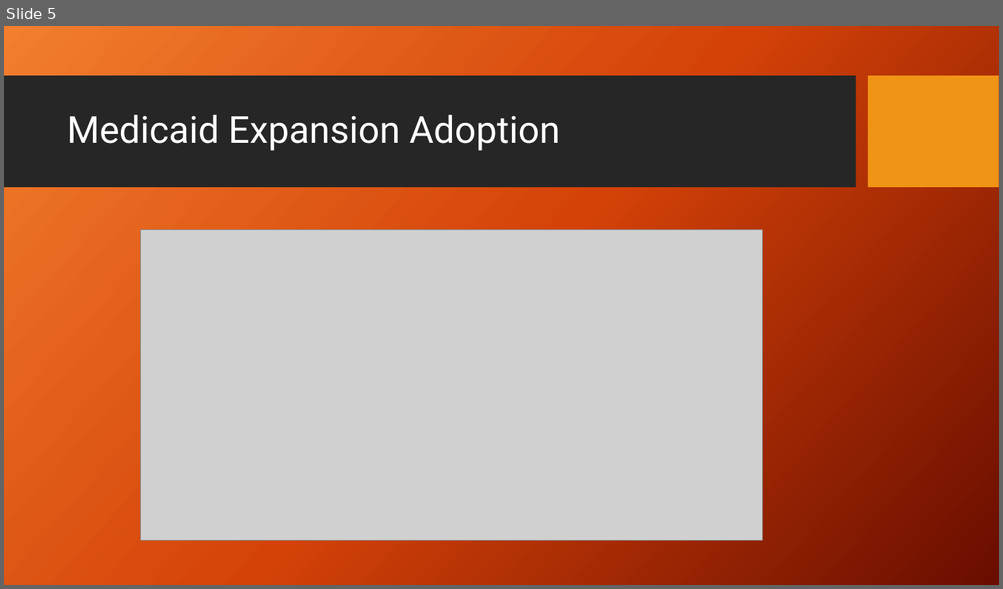
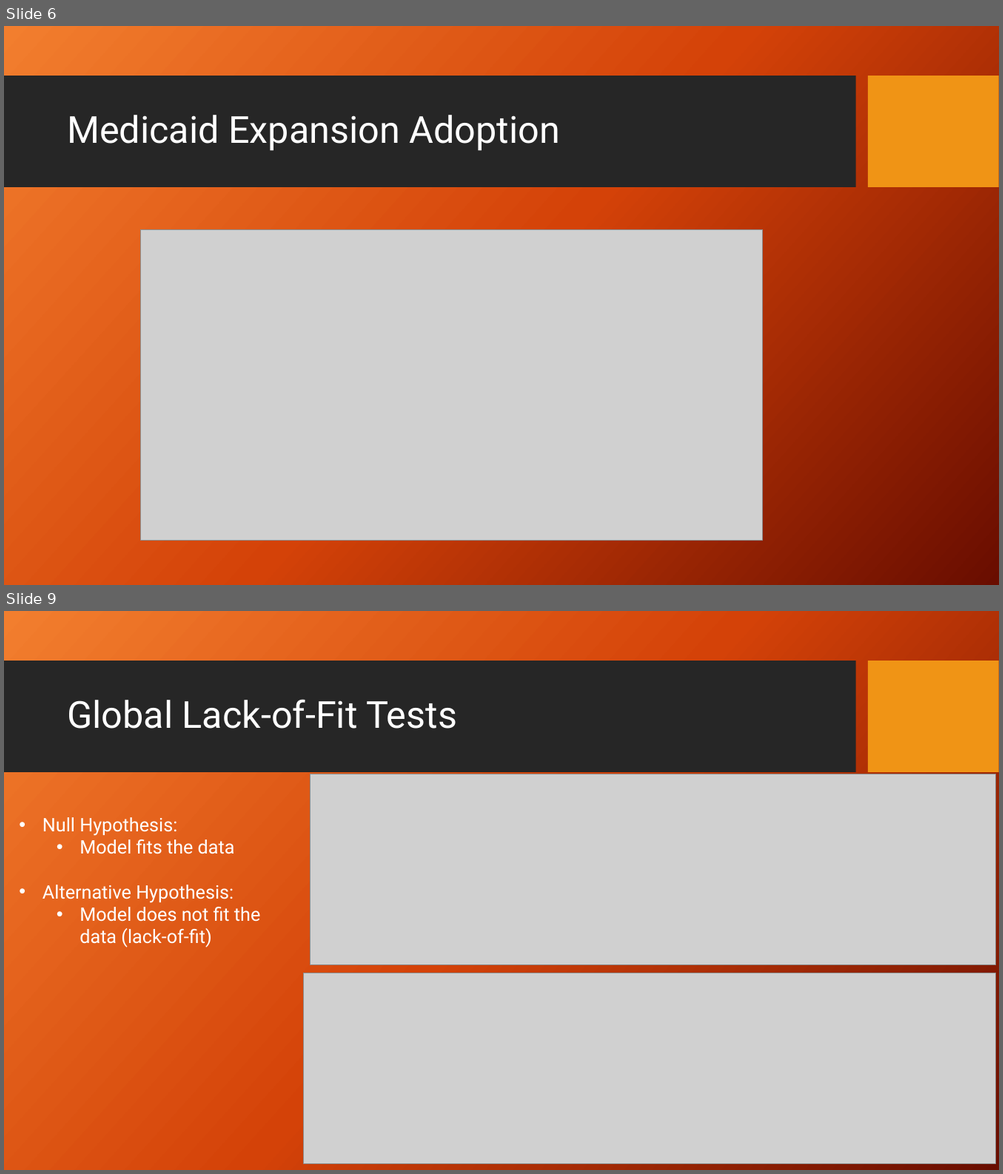
Before and after one commit to AGDeighan/STA585-Final_Project, a slide deck: Presentation.pptx. Shown one above the other, each under a label of ours: slide 5 before the commit, slides 6 and 9 after it; the slides between them are not shown. The pictures are 1003x589 and 1003x1174 pixels, drawn with LibreOffice and Linux fonts; fonts in the diff are those of the drawing; grey boxes stand for pictures; background and template pictures are left out. Boxes give left, top, right and bottom in pixels: in the first picture for what was removed or moved away, otherwise in the second. Text is boxed around its words. In the diff, an @@ line names an element or a change of style, - is before the commit and + after.

```diff
--- a/Presentation.pptx
+++ b/Presentation.pptx
@@ slide 9 added at [4,611,999,1170], background picture (left out); not listed: 2 template elements that a slide beside it also shows @@
@@ title added at [67,699,457,729], 36 pt, text #FFFFFF @@
+Global Lack-of-Fit Tests
@@ picture added at [310,775,996,965] @@
@@ text added at [42,817,260,948], 18 pt, text #FFFFFF @@
+• Null Hypothesis:
+  • Model fits the data
+• Alternative Hypothesis:
+  • Model does not fit the data (lack-of-fit)
@@ picture added at [304,973,996,1164] @@
@@ what was slide 5 is now slide 6 @@
```
Also in this commit, not shown: 10 other slides added, 8 other files.
